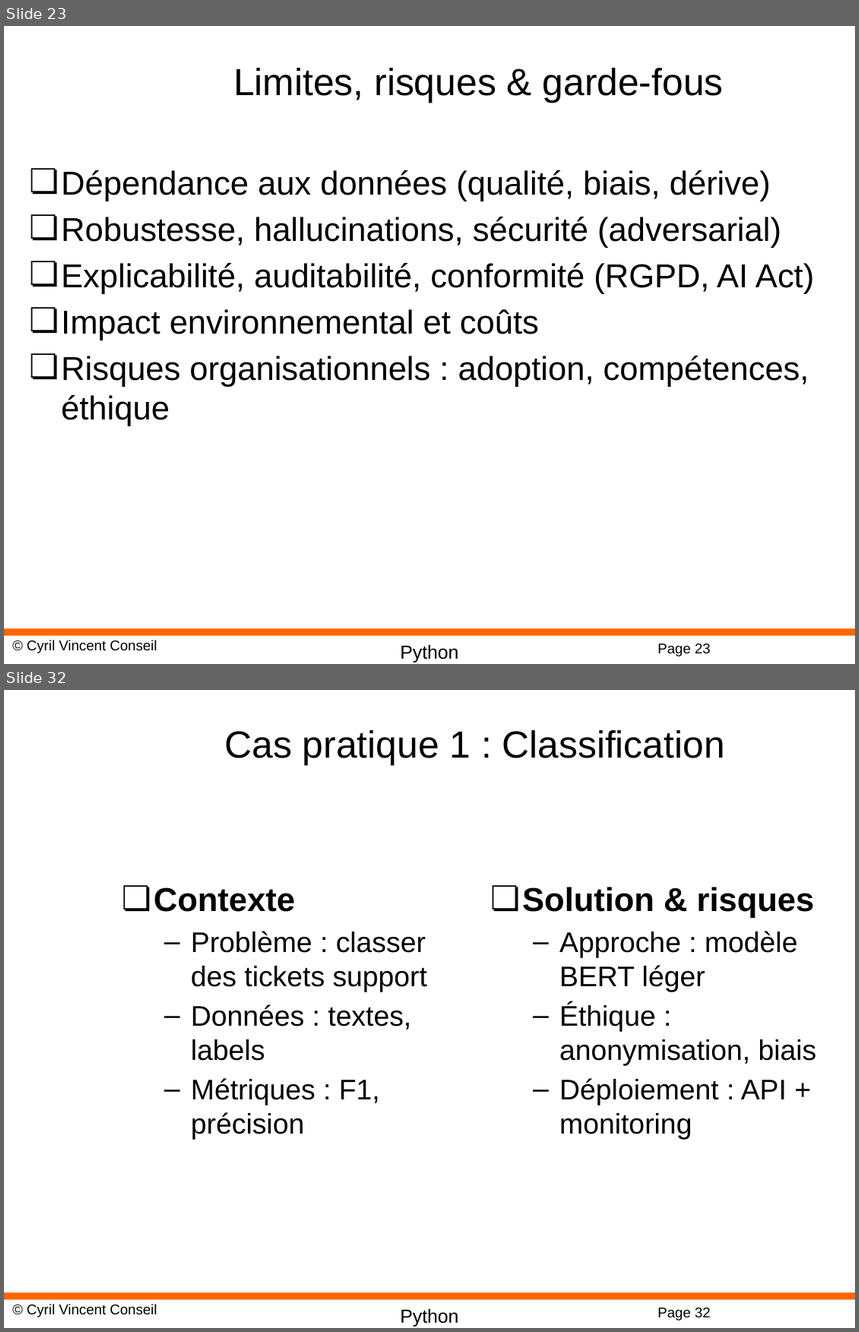
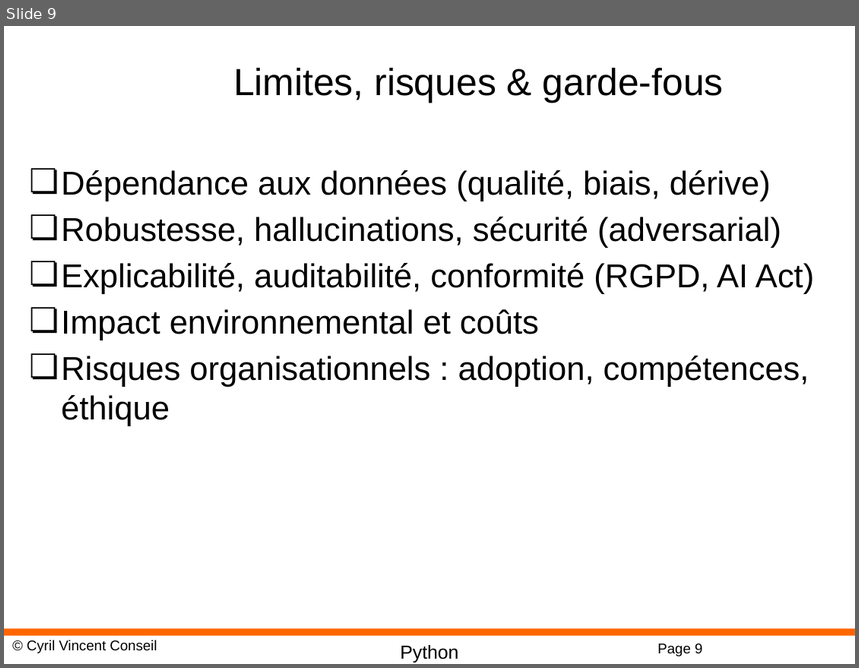
Before and after one commit to cyrilvincent/IA-LLM, a slide deck: AI01-Intro.pptx. Shown one above the other, each under a label of ours: slides 23 and 32 before the commit, slide 9 after it; the slides between them are not shown. The pictures are 859x1332 and 859x668 pixels, drawn with LibreOffice and Linux fonts; fonts in the diff are those of the drawing; background and template pictures are left out. Boxes give left, top, right and bottom in pixels: in the first picture for what was removed or moved away, otherwise in the second. Text is boxed around its words. In the diff, an @@ line names an element or a change of style, - is before the commit and + after.

```diff
--- a/AI01-Intro.pptx
+++ b/AI01-Intro.pptx
@@ slide 32 removed at [4,690,855,1328], background #FFFFFF; not listed: 4 template elements that a slide beside it also shows @@
@@ title removed at [225,730,725,766] @@
-Cas pratique 1 : Classification
@@ text removed at [154,888,427,1139] @@
-❏ Contexte
-  – Problème : classer des tickets support
-  – Données : textes, labels
-  – Métriques : F1, précision
@@ text removed at [522,887,817,1139] @@
-❏ Solution & risques
-  – Approche : modèle BERT léger
-  – Éthique : anonymisation, biais
-  – Déploiement : API + monitoring
@@ what was slide 23 is now slide 9 @@
@@ page number at [658,644,702,657]: text changed @@
-Page 23
+Page 9
```
Also in this commit, not shown: 8 slides added, 26 other slides removed, 15 other files.
